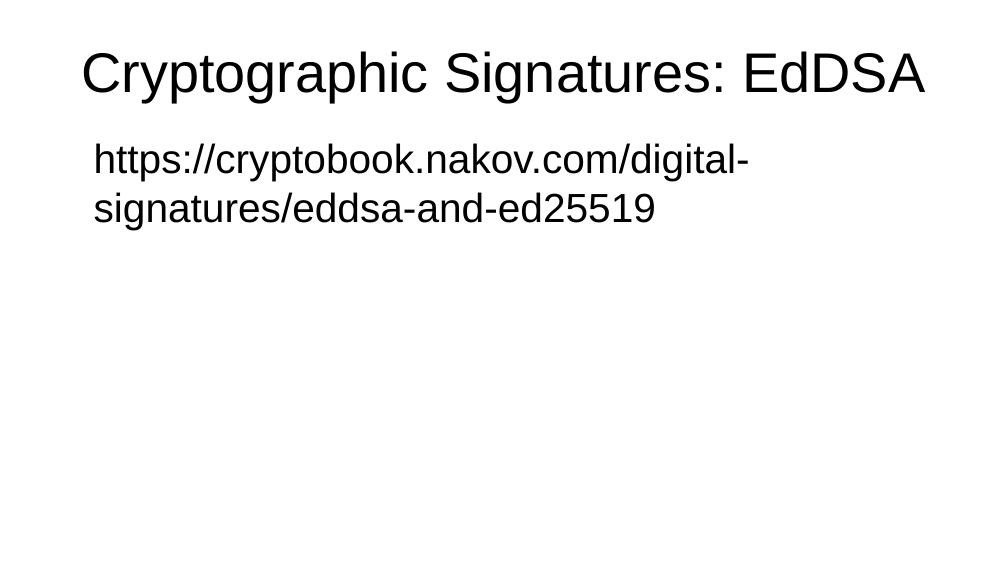
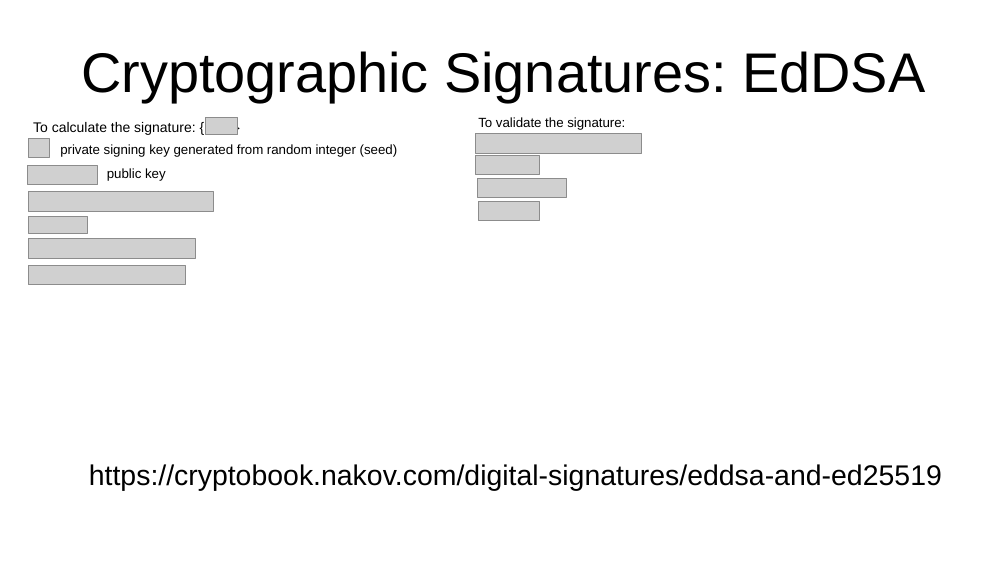
Before and after one commit to bshambaugh/Explorations-of-Category-Theory-for-Self-Sovereign-Identity, a slide deck: slide 11 of resources/IIW35_fA2022_cat_theory_for_SSI.odp. Drawn at 1008x567 pixels with LibreOffice and Linux fonts; fonts in the diff are those of the drawing; grey boxes stand for pictures; background and template pictures are left out. Boxes give left, top, right and bottom in pixels: in the first picture for what was removed or moved away, otherwise in the second. Text is boxed around its words. In the diff, an @@ line names an element or a change of style, - is before the commit and + after.

```diff
--- a/resources/IIW35_fA2022_cat_theory_for_SSI.odp
+++ b/resources/IIW35_fA2022_cat_theory_for_SSI.odp
@@ picture added at (206,117,238,134) @@
@@ text added at (478,117,625,130), 10.5 pt, text #000000 @@
+To validate the signature:
@@ picture added at (28,138,49,157) @@
@@ text added at (33,122,195,135), 11 pt, text #000000 @@
+To calculate the signature: { }
@@ text added at (60,144,398,157), 10.5 pt, text #000000 @@
+private signing key generated from random integer (seed)
@@ picture added at (476,134,642,153) @@
@@ picture added at (27,166,98,185) @@
@@ text added at (107,168,166,181), 10.5 pt, text #000000 @@
+public key
@@ picture added at (476,155,540,175) @@
@@ picture added at (477,178,567,198) @@
@@ picture added at (28,192,213,211) @@
@@ picture added at (479,201,540,220) @@
@@ picture added at (28,217,88,234) @@
@@ picture added at (28,239,196,258) @@
@@ picture added at (28,265,186,284) @@
@@ text "https://cryptobook.nakov.com/digital-signatures/eddsa-and-ed ...": place and size @@
-text "https://cryptobook.nakov.com/digital-signatures/eddsa-and-ed ..." at (94,143,750,229)
+text "https://cryptobook.nakov.com/digital-signatures/eddsa-and-ed ..." at (89,464,942,491)
@@ text "https://cryptobook.nakov.com/digital-signatures/eddsa-and-ed ..." at (89,464,942,491): size 32 to 22.4 pt @@
```
Also in this commit, not shown: 1 other slide changed.
